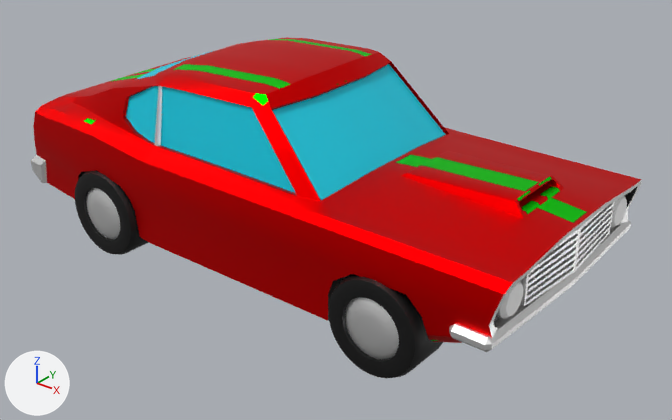
An edit to the Blender file Content/Artwork/Blend/MuscleCar.blend, drawn before and after from the same camera.
One viewpoint serves both versions: a 50 mm lens placed at (368.0, -448.0, 304.0), pointed at (10.0, 0.0, 27.0). Lighting does not change. The marker at lower left points along +X, +Y and +Z.

The first picture shows 'BR_WHEEL', 'FR_WHEEL', 'MuscleCar'.
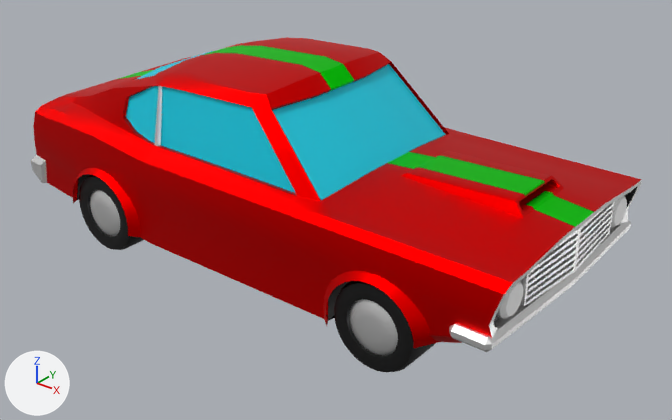
Commit message: Muscle Car Tweaks

The change, as a diff of the scene's bpy script:
```diff
--- a/Content/Artwork/Blend/MuscleCar.blend.py
+++ b/Content/Artwork/Blend/MuscleCar.blend.py
@@ img_singlestripmusclecartexture @@
+img_singlestripmusclecartexture = load_image('SingleStripMuscleCarTexture', '../Texture/SingleStripMuscleCarTexture.png', 4096, 4096, 'sRGB')
@@ mat_paint @@
 mat_paint = principled_material('Paint')
-mat_paint.texture = img_doublestipemusclecartexture
+mat_paint.texture = img_singlestripmusclecartexture
 mat_paint.metallic = 1.0
@@ me_cube @@
 # used by ob_musclecar; location = (1.1, 0.0, 4.7)
-me_cube.from_pydata(...)  # 1224 vertices, 1090 faces; spans x -213.0..185.0, y 0.0..91.0, z 0.0..124.0
+me_cube.from_pydata(...)  # 1296 vertices, 1127 faces; spans x -213.0..185.0, y 0.0..92.0, z 0.0..124.0
+# me_cube part 1
+# 72 vertices are added at x -167.0..145.0, y 77.0..92.0, z 0.0..47.0
+# 37 new faces join them, mat_paint (picture img_singlestripmusclecartexture)
+# me_cube part 2: 1007 kept faces spanning x -213.0..185.0, y 0.0..91.0, z 0.0..124.0 get new texture (UV) coordinates
 me_cube.materials.append(mat_paint)
@@ me_cube_012 @@
 me_cube_012.from_pydata(...)  # 384 vertices, 354 faces; spans x -32.1..32.1, y -18.9..18.4, z -32.1..32.1
 # used by ob_br_wheel; location = (-130.3, -72.1, 14.6)
+# me_cube_012 part 3: the whole mesh is scaled about its middle by 0.904
 me_cube_012.materials.append(mat_chrome)
@@ me_cube_013 @@
 me_cube_013.from_pydata(...)  # 384 vertices, 354 faces; spans x -32.1..32.1, y -18.9..18.4, z -32.1..32.1
 # used by ob_fr_wheel; location = (105.9, -72.1, 14.6)
+# me_cube_013 part 4: the whole mesh is scaled about its middle by 0.904
 me_cube_013.materials.append(mat_chrome)
```

Changed parts and their boxes (x1, y1, x2, y2) in the pictures (672 x 420 px):
'MuscleCar', surface changed, reshaped
    both: (31, 37, 642, 352)
'FR_WHEEL', mesh rescaled (12% narrower, 12% shorter)
    before: (328, 274, 443, 378)
    after: (334, 281, 435, 372)
'BR_WHEEL', mesh rescaled (12% narrower, 12% shorter)
    before: (75, 170, 149, 255)
    after: (79, 175, 144, 250)
part 1 of me_cube, added (red)
    after: (73, 168, 439, 348)
part 2 of me_cube, surface changed
    both: (80, 37, 597, 342)
